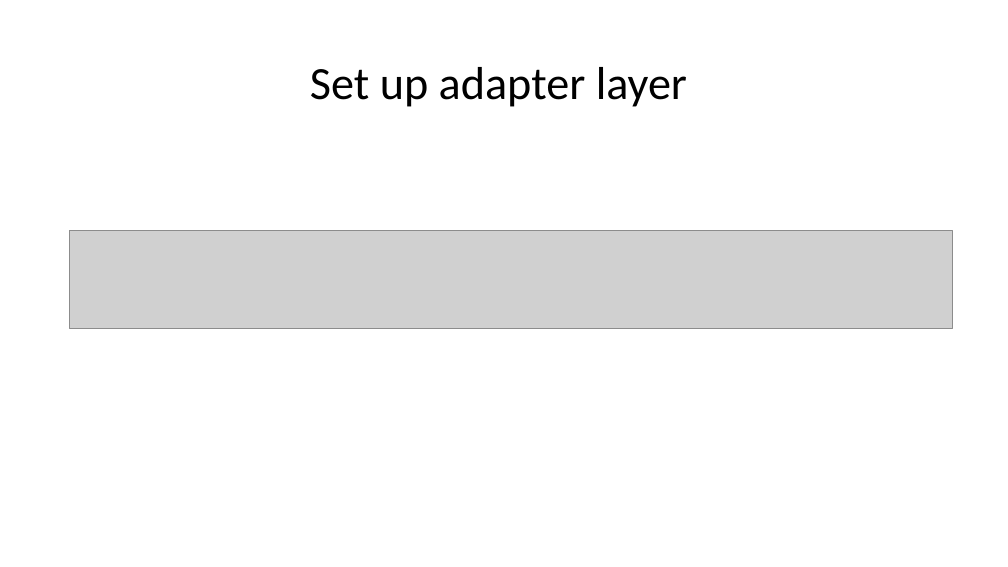
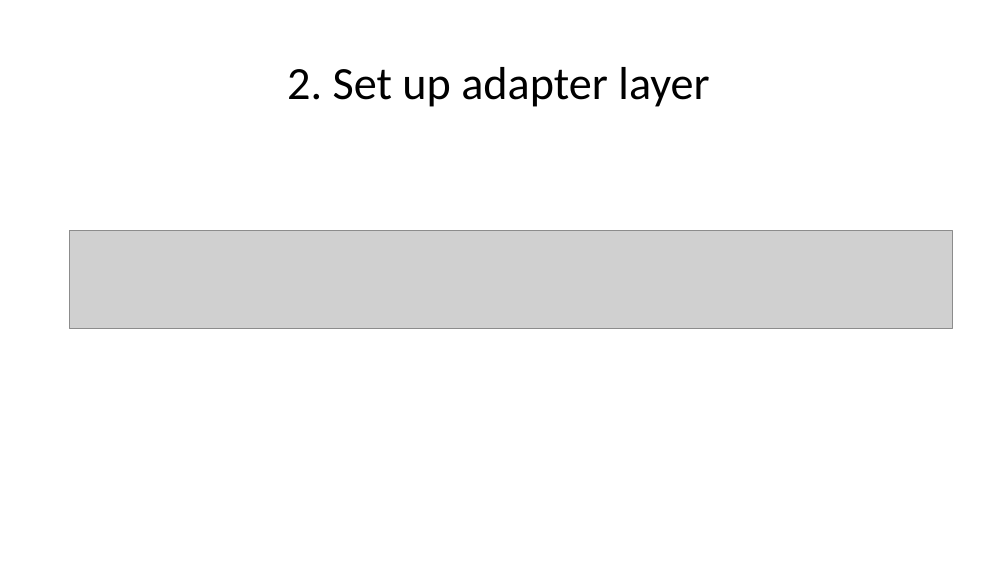
Before and after one commit to aliq-lang/aliq-dotnet, a slide deck: slide 8 of aliq.pptx. Drawn at 1008x567 pixels with LibreOffice and Linux fonts; fonts in the diff are those of the drawing; grey boxes stand for pictures. Boxes give left, top, right and bottom in pixels: in the first picture for what was removed or moved away, otherwise in the second. Text is boxed around its words. In the diff, an @@ line names an element or a change of style, - is before the commit and + after.

```diff
--- a/aliq.pptx
+++ b/aliq.pptx
@@ title at <box>287,67,709,107</box>: text changed @@
-Set up adapter layer
+2. Set up adapter layer
```
Also in this commit, not shown: 9 other slides changed.
